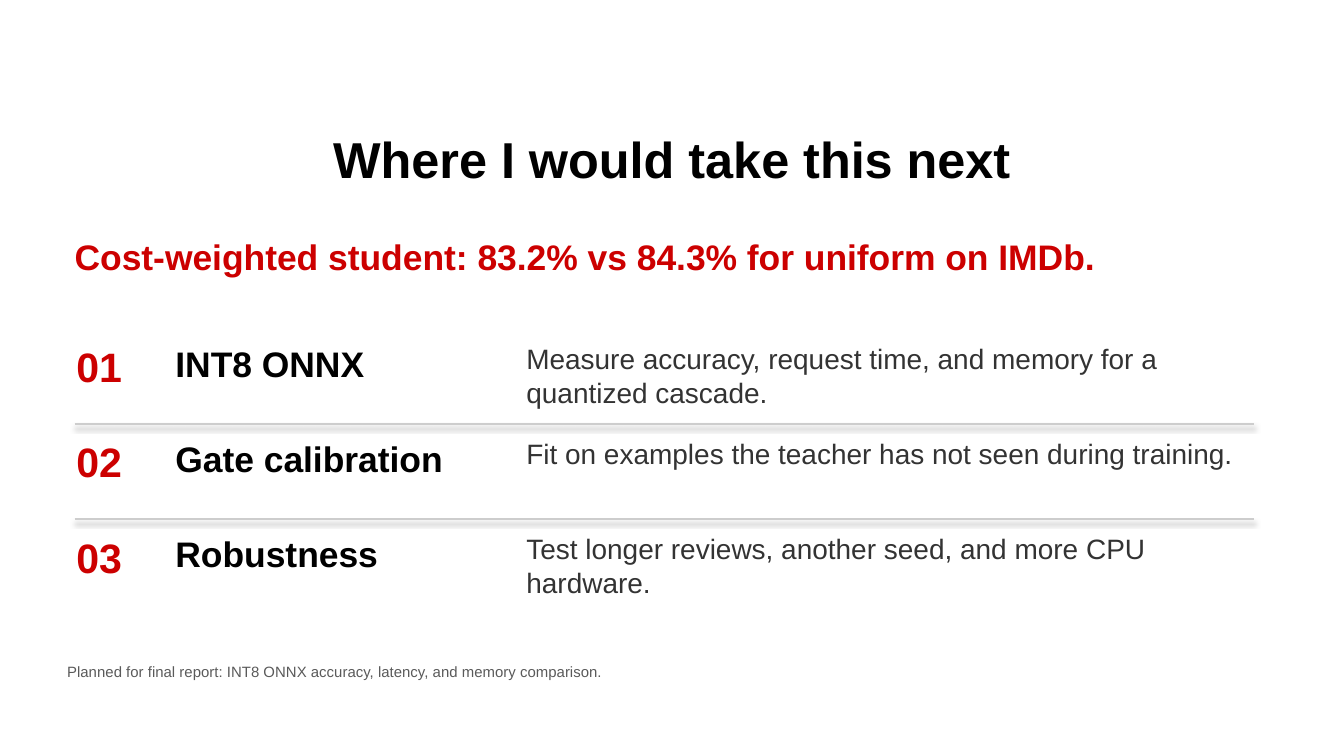
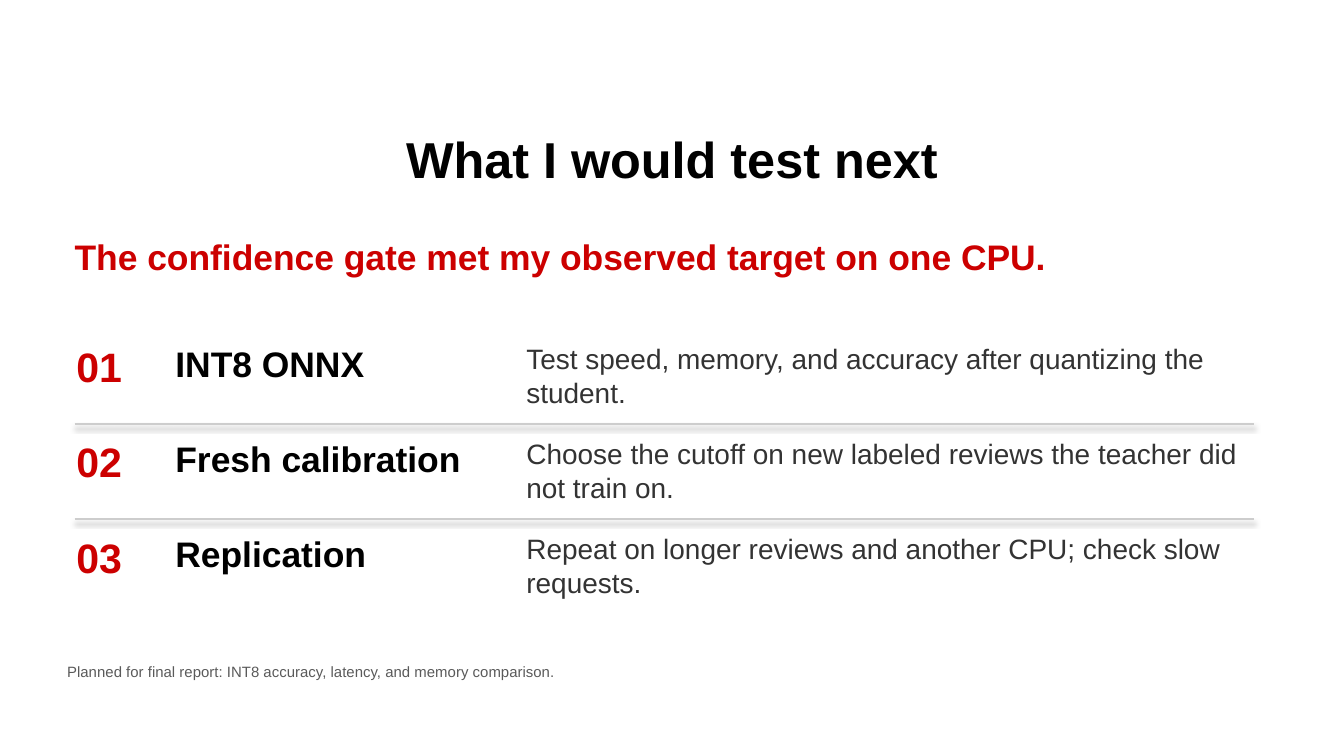
Before and after one commit to anandteertha/length-aware-inference, a slide deck: slide 10 of presentation/nc-state-etdl-project-guideline-aligned.pptx. Drawn at 1344x756 pixels with LibreOffice and Linux fonts; fonts in the diff are those of the drawing; background and template pictures are left out. Boxes give left, top, right and bottom in pixels: in the first picture for what was removed or moved away, otherwise in the second. Text is boxed around its words. In the diff, an @@ line names an element or a change of style, - is before the commit and + after.

```diff
--- a/presentation/nc-state-etdl-project-guideline-aligned.pptx
+++ b/presentation/nc-state-etdl-project-guideline-aligned.pptx
@@ title at box(406, 141, 938, 179): text changed @@
-Where I would take this next
+What I would test next
@@ text at box(75, 244, 1046, 278): text changed @@
-Cost-weighted student: 83.2% vs 84.3% for uniform on IMDb.
+The confidence gate met my observed target on one CPU.
@@ text at box(526, 348, 1204, 404): text changed @@
-Measure accuracy, request time, and memory for a quantized cascade.
+Test speed, memory, and accuracy after quantizing the student.
@@ text at box(175, 446, 461, 473): text changed @@
-Gate calibration
+Fresh calibration
@@ text at box(526, 443, 1236, 499): text changed @@
-Fit on examples the teacher has not seen during training.
+Choose the cutoff on new labeled reviews the teacher did not train on.
@@ text at box(526, 538, 1220, 565): text changed @@
-Test longer reviews, another seed, and more CPU hardware.
+Repeat on longer reviews and another CPU; check slow requests.
@@ text at box(175, 541, 366, 574): text changed @@
-Robustness
+Replication
@@ text at box(67, 666, 555, 680): text changed @@
-Planned for final report: INT8 ONNX accuracy, latency, and memory comparison.
+Planned for final report: INT8 accuracy, latency, and memory comparison.
```
Also in this commit, not shown: 1 other slide changed, 1 other file.
